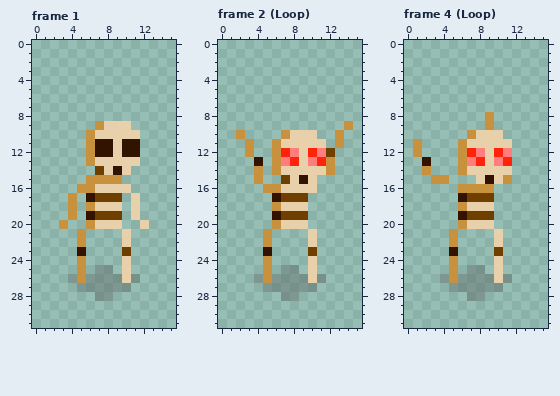
Two versions of one pixel-art file, assets/skeleton01.ase. Above is the file before it was changed.
16x32 pixels, 5 frames. Shown: frame 1, frame 2 (Loop), frame 4 (Loop). The commit also changed other frames, which this record leaves out.
After the commit:
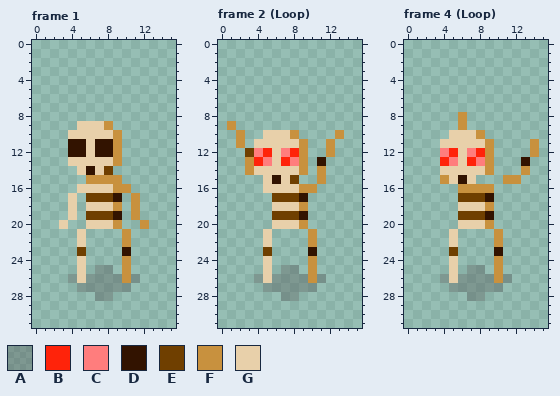
Palette (. is transparent): A #5252525a  B #ff230a  C #ff7d7d  D #321300  E #6f3f00  F #c8913e  G #e8d0aa
Commit: Flip skeleton horizontally
Difference:
Changed rows in their new state; - is an unchanged pixel.
Frame 1, layer "Layer 1":
first column x 3:
 9 --GGGF..--
10 -GGG--F..-
11 -DDG--F..-
12 -DDG--F..-
13 -GGG--F..-
14 --GDGE..--
16 --GG--FF--
17 -G-E--D-F-
18 -G-G--F-F-
19 -G-E--D-F-
20 G--G--F--F
21 --G----F--
22 --G----F--
23 --E----D--
24 --G----F--
25 --G----F--
26 --G----F--
Frame 2 (Loop), layer "Layer 1":
first column x 1:
 9 F------------.
10 ----GGGF..----
11 -F.GGG--F..F.-
12 --ECBGCBF..F--
13 --FBCGBCF.D.--
14 --FGGG--F.F.--
15 ---.GDGE..F---
16 ----GG--FF----
17 -----E--D-----
18 -----G--F-----
19 -----E--D-----
20 -----G--F-----
21 ----G----F----
22 ----G----F----
23 ----E----D----
24 ----G----F----
25 ----G----F----
26 ----G----F----
Frame 4 (Loop), layer "Layer 1":
first column x 1:
 8 -----F--.-----
 9 -----F--.-----
10 ----GGGF..----
11 .--GGG--F..--F
12 .--CBGCBF..--F
13 -.-BCGBCF..-D-
14 -.-GGG--F..-F-
15 --.-GDG...-F--
17 -----E--D-----
18 -----G--F-----
19 -----E--D-----
20 -----G--F-----
21 ----G----F----
22 ----G----F----
23 ----E----D----
24 ----G----F----
25 ----G----F----
26 ----G----F----
